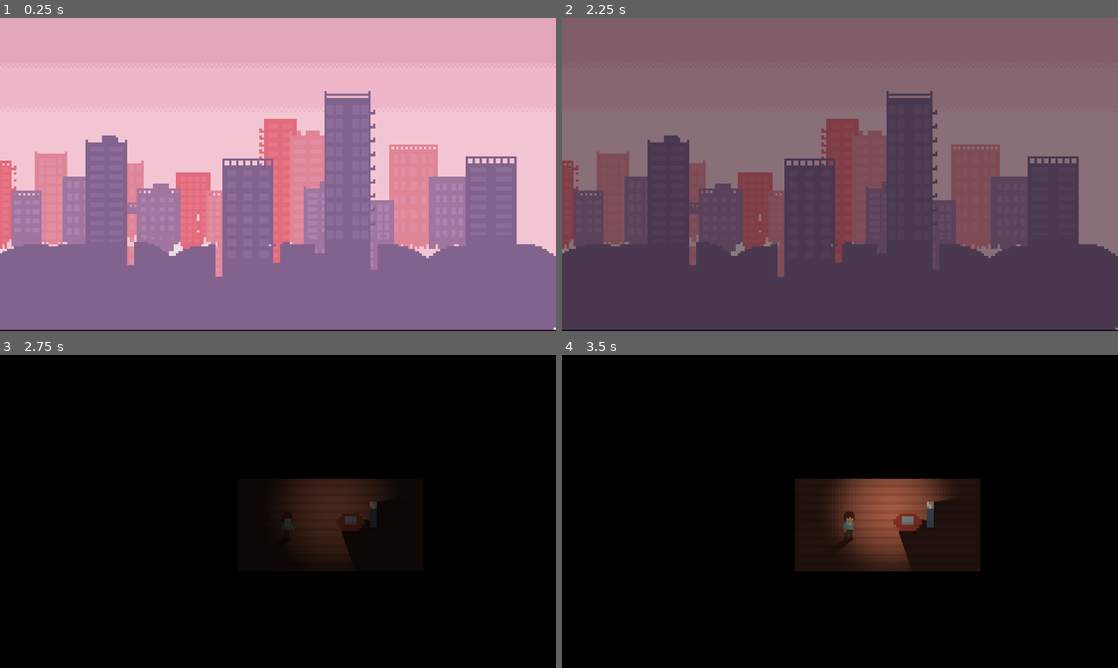
Above: before the commit, frames 1-4 (two rows, left to right).
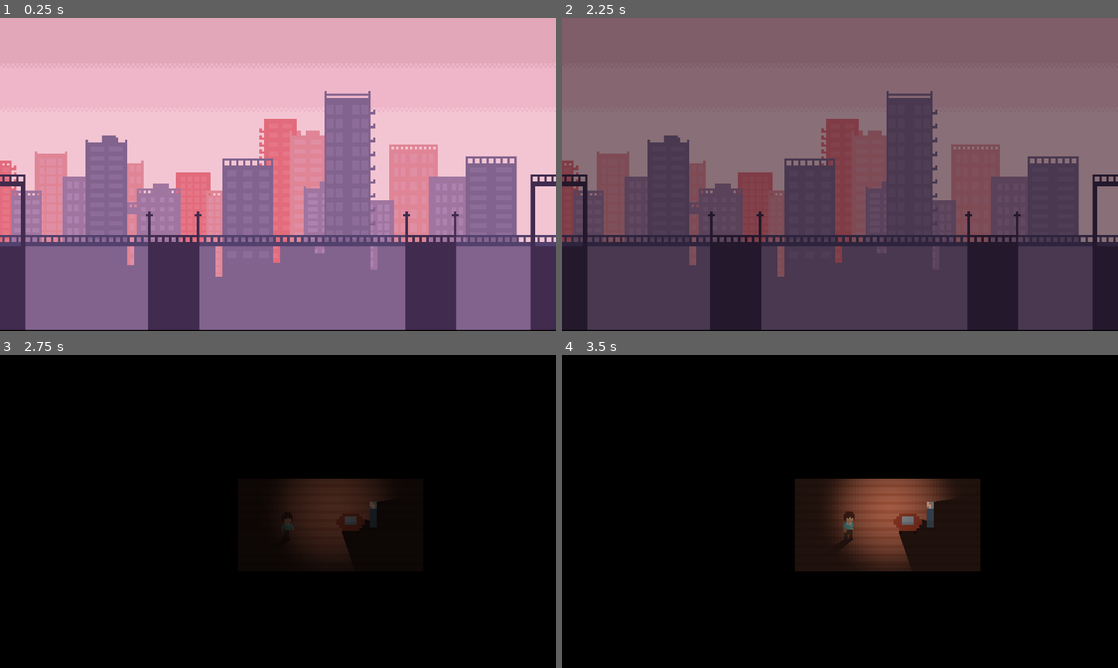
Above: after the commit, the same moments.

Repository: ordinary-dev/student-quest
Game: Godot game, scene res://Scenes/1.beggining/City_overview.tscn
Two runs of this game, one before a commit and one after it. Both use one fixed random seed, a clock stepped at 60 frames per second and the inputs below. This scene is started directly instead of the project's main scene.
Inputs (mouse positions are in pixels of both pictures, inside the frame that each line leads up to):
- Up to frame 1 (0.25 s): no input
- Up to frame 2 (2.25 s): tap Enter (ui_accept) at 0.5, 0.77, 1.25, 1.52, 2 s; move the mouse to (962, 158) at 0.52 s; hold Right (ui_right) 0.53-1.28 s; click (962, 158) at 0.67 s; move the mouse to (728, 190) at 1.27 s; hold Down (ui_down) 1.28-2.03 s; move the mouse to (895, 105) at 2.02 s; hold Right (ui_right) from 2.03 s (still down)
- Up to frame 3 (2.75 s): keep holding Right (ui_right)
- Up to frame 4 (3.5 s): move the mouse to (812, 574) at 2.77 s; release Right (ui_right) at 2.78 s; hold Shift (speed_up) from 2.78 s (still down); click (812, 574) at 2.92 s; tap Enter (ui_accept) at 3.02 s

The runs differ from the first frame. In frame 1, 11% of the frame differs, in the area x 0-100%, y 50-100%; in frame 2, 11%; in frame 3, nothing differs; in frame 4, nothing differs.

Commit message:
Fix city sprite

Diff:
--- a/Scenes/1.beggining/City_overview.tscn
+++ b/Scenes/1.beggining/City_overview.tscn
@@ -1,7 +1,8 @@
-[gd_scene load_steps=3 format=2]
+[gd_scene load_steps=4 format=2]
 
 [ext_resource path="res://Sprites/backgrounds/8bit-background.png" type="Texture" id=1]
 [ext_resource path="res://Scripts/load_after_delay.gd" type="Script" id=2]
+[ext_resource path="res://Sprites/backgrounds/8bit-foreground.png" type="Texture" id=3]
 
 [node name="Node2D" type="Node2D"]
 script = ExtResource( 2 )
@@ -12,3 +13,8 @@
 position = Vector2( 960, 540 )
 scale = Vector2( 8, 8 )
 texture = ExtResource( 1 )
+
+[node name="Sprite2" type="Sprite" parent="."]
+position = Vector2( 960, 540 )
+scale = Vector2( 8, 8 )
+texture = ExtResource( 3 )
